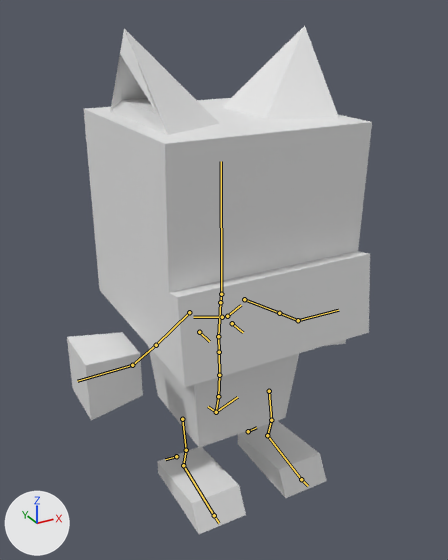
Two versions of the Blender file Assets/Models/Playermodels/fring_delta.blend, one commit apart.
Camera for both pictures: a 50 mm camera at (-2.85, -5.28, 4.77) aimed at (0.01, -0.07, 2.17). The lights are fixed; the arrows at lower left show +X, +Y and +Z. The bones that bend it are drawn over the model as lines.

In view in the first picture: 'Head', 'Left Arm', 'Left Foot', 'Right Arm', 'Right Foot', 'Torso'.
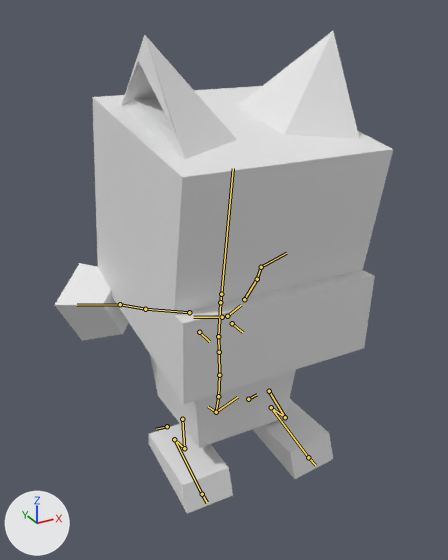
The newer file adds an action. The first version stands in its rest pose; the second is drawn at frame 30 of the action 'Running'.

What differs and where, as boxes [x1, y1, x2, y2] in the pictures (448 x 560 px):
```json
{"object": "Head", "change": "posed", "before": [84, 26, 372, 387], "after": [92, 31, 393, 404]}
{"object": "Left Arm", "change": "posed", "before": [67, 332, 143, 420], "after": [55, 263, 129, 341]}
{"object": "Left Foot", "change": "posed", "before": [157, 447, 246, 534], "after": [148, 424, 233, 513]}
{"object": "Right Foot", "change": "posed", "before": [238, 421, 327, 498], "after": [252, 399, 333, 479]}
{"bone": "spine.006", "before": "(221, 294) to (221, 161)", "after": "(221, 294) to (233, 168)"}
{"bone": "upper_arm.L", "before": "(244, 299) to (279, 313)", "after": "(244, 299) to (257, 279)"}
{"bone": "hand.L", "before": "(298, 320) to (338, 310)", "after": "(261, 267) to (286, 253)"}
{"bone": "upper_arm.R", "before": "(189, 312) to (156, 345)", "after": "(189, 312) to (145, 309)"}
{"bone": "hand.R", "before": "(132, 365) to (77, 381)", "after": "(120, 304) to (77, 305)"}
{"bone": "thigh.L", "before": "(269, 391) to (271, 420)", "after": "(269, 391) to (285, 417)"}
{"bone": "shin.L", "before": "(271, 420) to (267, 435)", "after": "(285, 417) to (271, 407)"}
{"bone": "foot.L", "before": "(267, 435) to (301, 479)", "after": "(271, 407) to (308, 457)"}
{"bone": "thigh.R", "before": "(182, 419) to (186, 450)", "after": "(182, 419) to (184, 448)"}
{"bone": "shin.R", "before": "(186, 450) to (183, 465)", "after": "(184, 448) to (174, 439)"}
{"bone": "foot.R", "before": "(183, 465) to (214, 515)", "after": "(174, 439) to (202, 494)"}
```

Scene script edits in JSON lines:
```json
{"block": "bone_spine_006", "where": "bone_spine_006 = bpy.data.objects['metarig'].pose.bones['spine.006']  # child of 'spine.005'"}
{"op": "set", "path": "bone_spine_006.rotation_quaternion", "old": "(1.0, 0.0, 0.0, 0.0)", "new": "(0.996, 0.084, 0.0, 0.0)", "note": "degrees (0, 0, 0) -> degrees (10, 0, 0)"}
{"block": "bone_upper_arm_l", "where": "bone_upper_arm_l = bpy.data.objects['metarig'].pose.bones['upper_arm.L']  # child of 'shoulder.L'"}
{"op": "set", "path": "bone_upper_arm_l.rotation_quaternion", "old": "(1.0, 0.0, 0.0, 0.0)", "new": "(0.866, -0.408, 0.01, 0.29)", "note": "degrees (0, 0, 0) -> degrees (-46, 15, 31)"}
{"block": "bone_hand_l", "where": "bone_hand_l = bpy.data.objects['metarig'].pose.bones['hand.L']  # child of 'forearm.L'"}
{"op": "set", "path": "bone_hand_l.rotation_quaternion", "old": "(1.0, 0.0, 0.0, 0.0)", "new": "(0.93, 0.247, 0.146, -0.231)", "note": "degrees (0, 0, 0) -> degrees (25, 23, -23)"}
{"block": "bone_upper_arm_r", "where": "bone_upper_arm_r = bpy.data.objects['metarig'].pose.bones['upper_arm.R']  # child of 'shoulder.R'"}
{"op": "set", "path": "bone_upper_arm_r.rotation_quaternion", "old": "(1.0, 0.0, 0.0, 0.0)", "new": "(0.878, -0.428, -0.053, -0.207)", "note": "degrees (0, 0, 0) -> degrees (-49, -16, -19)"}
{"block": "bone_hand_r", "where": "bone_hand_r = bpy.data.objects['metarig'].pose.bones['hand.R']  # child of 'forearm.R'"}
{"op": "set", "path": "bone_hand_r.rotation_quaternion", "old": "(1.0, 0.0, 0.0, 0.0)", "new": "(0.935, 0.013, -0.054, 0.351)", "note": "degrees (0, 0, 0) -> degrees (-1, -6, 41)"}
{"block": "bone_thigh_l", "where": "bone_thigh_l = bpy.data.objects['metarig'].pose.bones['thigh.L']  # child of 'spine'"}
{"op": "set", "path": "bone_thigh_l.rotation_quaternion", "old": "(1.0, 0.0, 0.0, 0.0)", "new": "(0.891, -0.454, 0.0, 0.0)", "note": "degrees (0, 0, 0) -> degrees (-54, 0, 0)"}
{"block": "bone_shin_l", "where": "bone_shin_l = bpy.data.objects['metarig'].pose.bones['shin.L']  # child of 'thigh.L'"}
{"op": "set", "path": "bone_shin_l.rotation_quaternion", "old": "(1.0, 0.0, 0.0, 0.0)", "new": "(0.491, 0.871, 0.0, 0.0)", "note": "degrees (0, 0, 0) -> degrees (121, 0, 0)"}
{"block": "bone_foot_l", "where": "bone_foot_l = bpy.data.objects['metarig'].pose.bones['foot.L']  # child of 'shin.L'"}
{"op": "set", "path": "bone_foot_l.rotation_quaternion", "old": "(1.0, 0.0, 0.0, 0.0)", "new": "(0.887, -0.46, -0.02, -0.04)", "note": "degrees (0, 0, 0) -> degrees (-55, -4, -3)"}
{"block": "bone_thigh_r", "where": "bone_thigh_r = bpy.data.objects['metarig'].pose.bones['thigh.R']  # child of 'spine'"}
{"op": "set", "path": "bone_thigh_r.rotation_quaternion", "old": "(1.0, 0.0, 0.0, 0.0)", "new": "(0.999, 0.052, 0.0, 0.0)", "note": "degrees (0, 0, 0) -> degrees (6, 0, 0)"}
{"block": "bone_shin_r", "where": "bone_shin_r = bpy.data.objects['metarig'].pose.bones['shin.R']  # child of 'thigh.R'"}
{"op": "set", "path": "bone_shin_r.rotation_quaternion", "old": "(1.0, 0.0, 0.0, 0.0)", "new": "(0.89, 0.456, 0.0, 0.0)", "note": "degrees (0, 0, 0) -> degrees (54, 0, 0)"}
{"block": "bone_foot_r", "where": "bone_foot_r = bpy.data.objects['metarig'].pose.bones['foot.R']  # child of 'shin.R'"}
{"op": "set", "path": "bone_foot_r.rotation_quaternion", "old": "(1.0, 0.0, 0.0, 0.0)", "new": "(0.908, -0.419, 0.0, 0.0)", "note": "degrees (0, 0, 0) -> degrees (-50, 0, 0)"}
```
